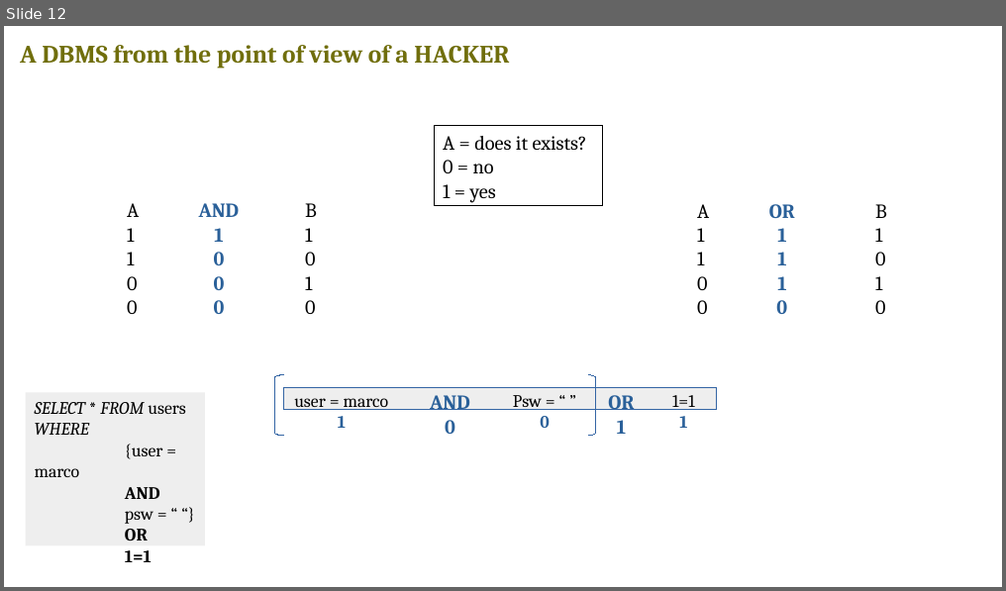
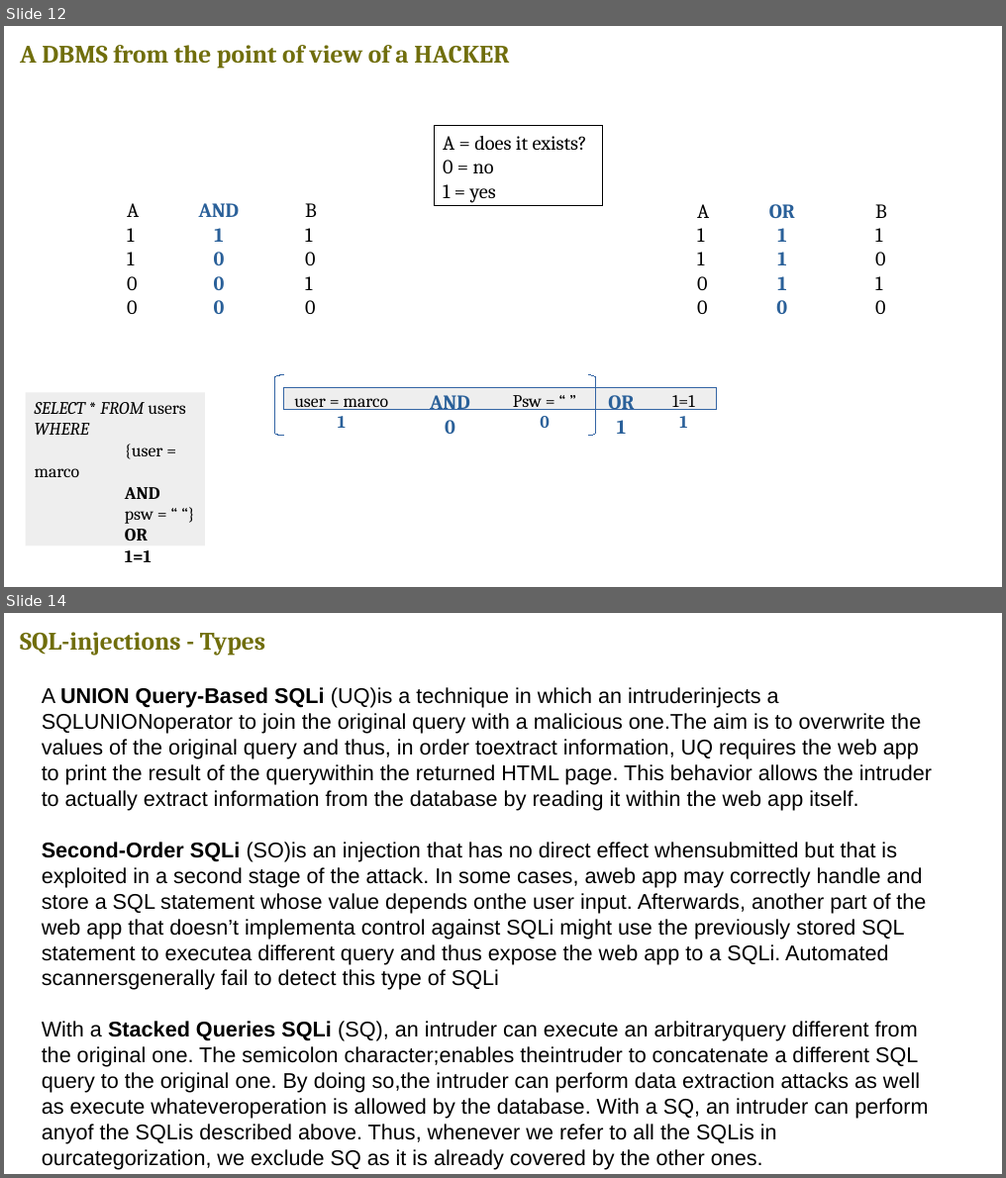
Before and after one commit to v-research/edu, a slide deck: second_year_2020/lesson_1/databases_dbms_sql.odp. Shown one above the other, each under a label of ours: slide 12 before the commit, slides 12 and 14 after it; the slides between them are not shown. The pictures are 1006x591 and 1006x1178 pixels, drawn with LibreOffice and Linux fonts; fonts in the diff are those of the drawing. Boxes give left, top, right and bottom in pixels: in the first picture for what was removed or moved away, otherwise in the second. Text is boxed around its words. In the diff, an @@ line names an element or a change of style, - is before the commit and + after.

```diff
--- a/second_year_2020/lesson_1/databases_dbms_sql.odp
+++ b/second_year_2020/lesson_1/databases_dbms_sql.odp
@@ slide 14 added at [4, 613, 1002, 1174], background #FFFFFF @@
@@ text added at [20, 632, 266, 656], 20 pt, text #706E0C, bold @@
+SQL-injections - Types
@@ text added at [42, 687, 932, 1145], 17 pt, text #000000 @@
+A UNION Query-Based SQLi (UQ)is a technique in which an intruderinjects a SQLUNIONoperator to join the original query with a malicious one.The aim is to overwrite the values of the original query and thus, in order toextract information, UQ requires the web app to print the result of the querywithin the returned HTML page. This behavior allows the intruder to actually extract information from the database by reading it within the web app itself.
+Second-Order SQLi (SO)is an injection that has no direct effect whensubmitted but that is exploited in a second stage of the attack. In some cases, aweb app may correctly handle and store a SQL statement whose value depends onthe user input. Afterwards, another part of the web app that doesn’t implementa control against SQLi might use the previously stored SQL statement to executea different query and thus expose the web app to a SQLi. Automated scannersgenerally fail to detect this type of SQLi
+With a Stacked Queries SQLi (SQ), an intruder can execute an arbitraryquery different from the original one. The semicolon character;enables theintruder to concatenate a different SQL query to the original one. By doing so,the intruder can perform data extraction attacks as well as execute whateveroperation is allowed by the database. With a SQ, an intruder can perform anyof the SQLis described above. Thus, whenever we refer to all the SQLis in ourcategorization, we exclude SQ as it is already covered by the other ones.
```
Also in this commit, not shown: 6 slides changed, 1 other slide added.
